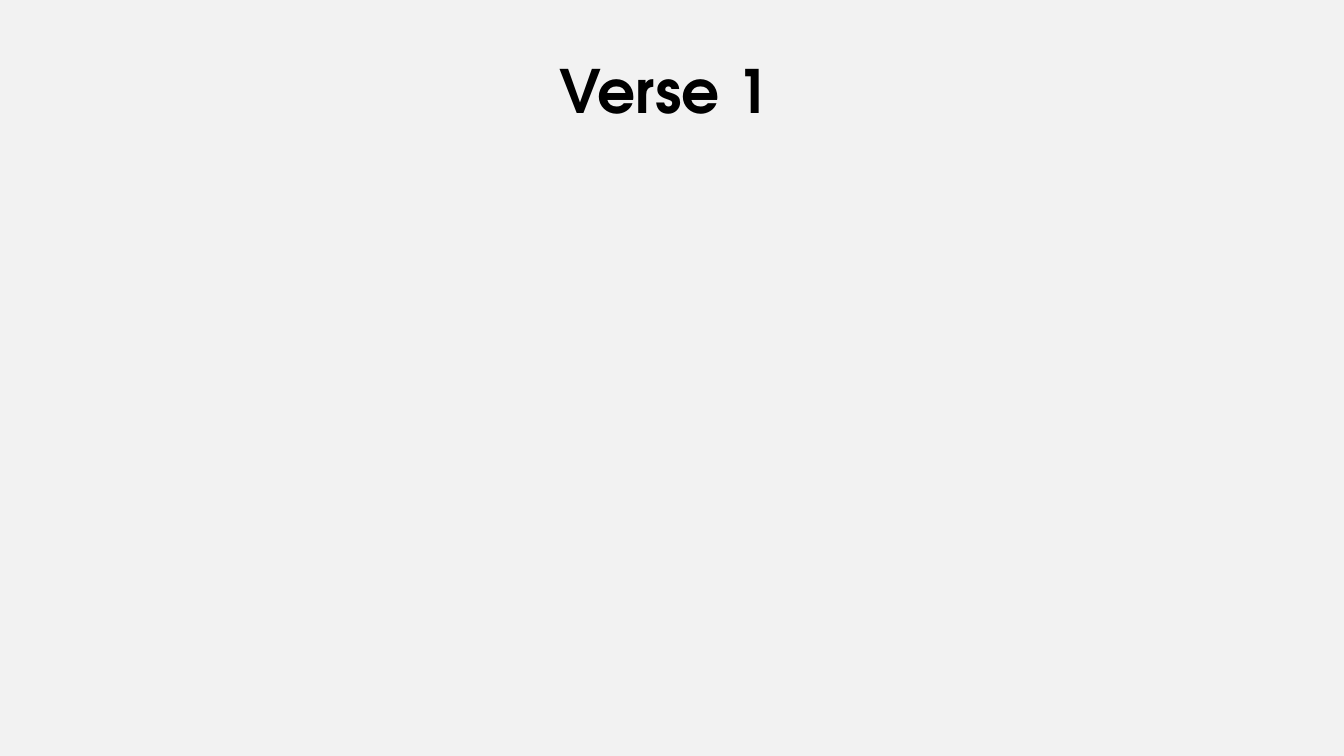
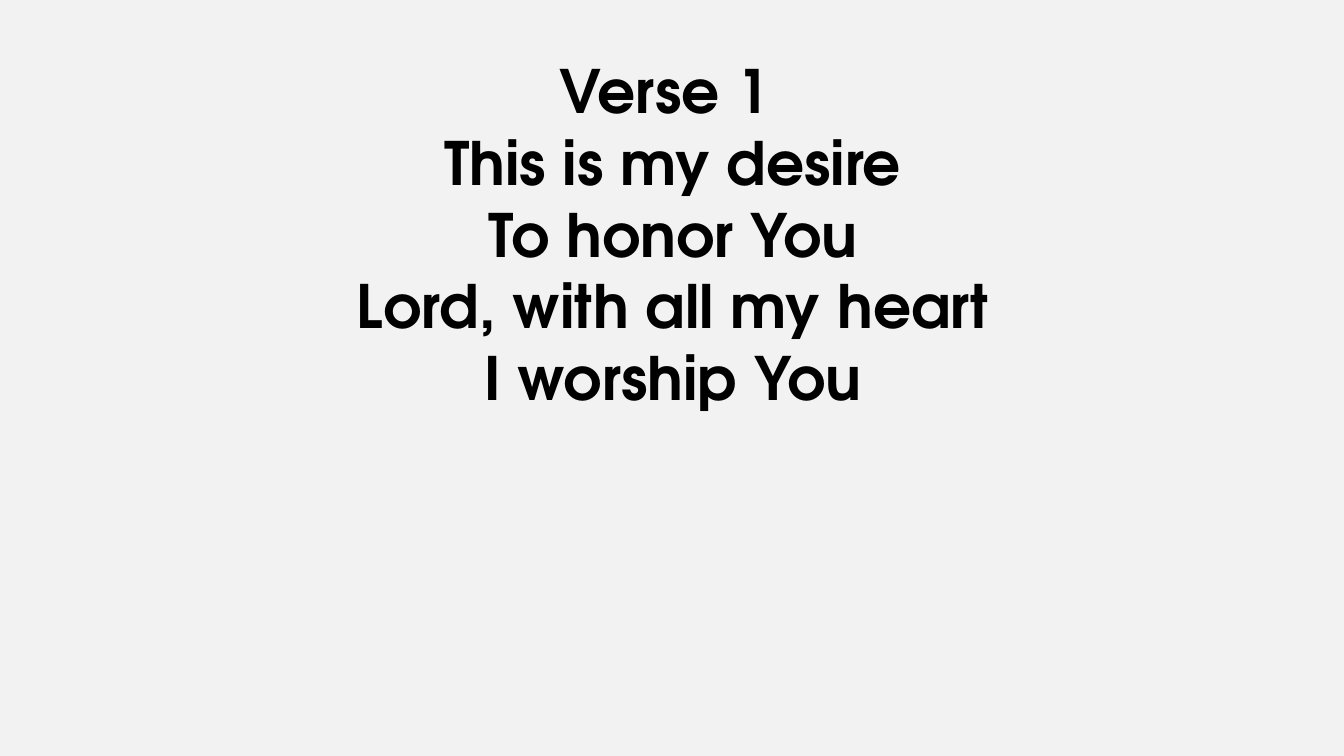
Before and after one commit to pangwuu/Weekly-powerpoint-maker, a slide deck: slide 2 of Songs/I Give You My Heart/I Give You My Heart.pptx. Drawn at 1344x756 pixels with LibreOffice and Linux fonts; fonts in the diff are those of the drawing. Boxes give left, top, right and bottom in pixels: in the first picture for what was removed or moved away, otherwise in the second. Text is boxed around its words. In the diff, an @@ line names an element or a change of style, - is before the commit and + after.

```diff
--- a/Songs/I Give You My Heart/I Give You My Heart.pptx
+++ b/Songs/I Give You My Heart/I Give You My Heart.pptx
@@ subtitle at (357,139,988,411): paragraphs added @@
+This is my desire
+To honor You
+Lord, with all my heart
+I worship You
```
Also in this commit, not shown: 1 other slide changed, 9 slides added, 8 slides removed, 9 other files.
